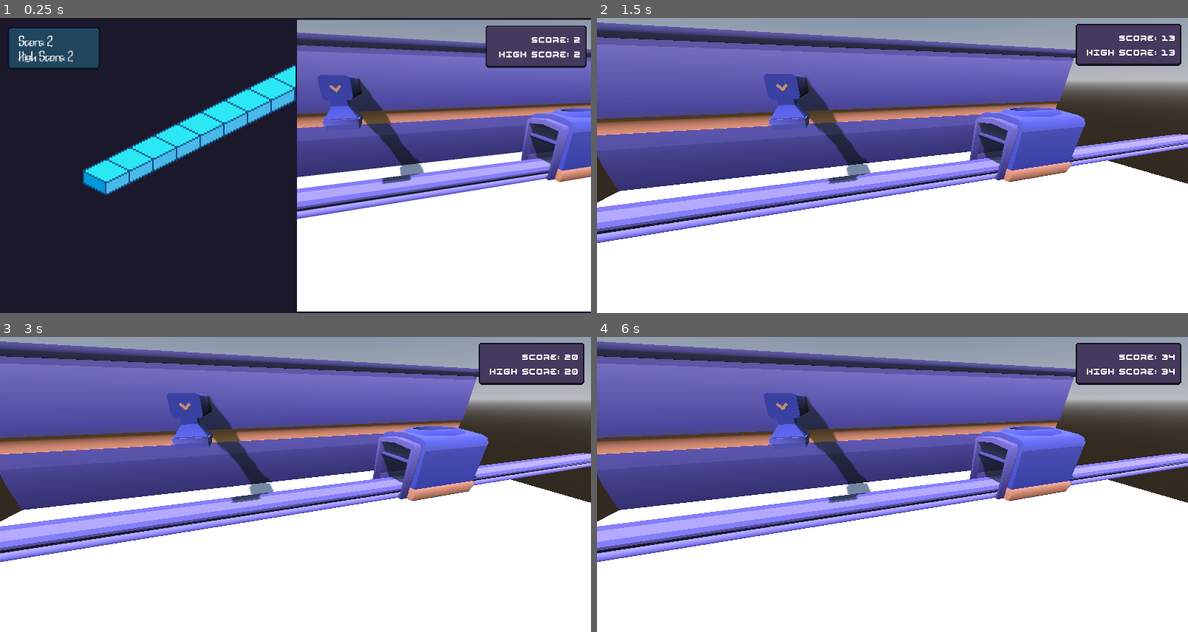
Above: before the commit, frames 1-4 (two rows, left to right).
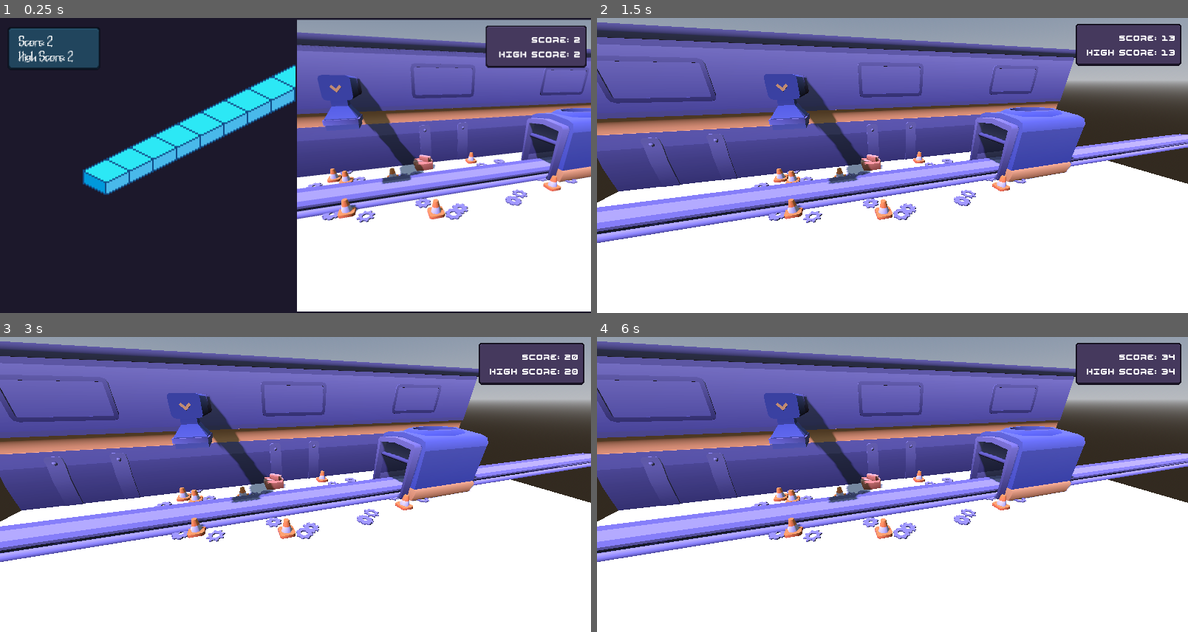
Above: after the commit, the same moments.

Repository: ofknee/tap-tap-tap
Game: Godot game, scene res://scenes/root.tscn
Same seed, same stepped clock (60 frames per second), same inputs: the game is played once before the commit and once after it.
Inputs:
- Up to frame 1 (0.25 s): no input
- Up to frame 2 (1.5 s): tap Enter at 0.5 s; hold Right (RIGHT) 0.53-1.28 s; tap Shift (SWITCH) at 0.6, 1.35 s; hold A (LEFT) from 1.28 s (still down)
- Up to frame 3 (3 s): tap Space at 2 s; release A (LEFT) at 2.03 s; hold Right (RIGHT) from 2.03 s (still down); tap Shift (SWITCH) at 2.1, 2.85 s
- Up to frame 4 (6 s): tap Enter at 3.5 s; release Right (RIGHT) at 3.53 s; hold A (LEFT) 3.53-5.78 s; tap Shift (SWITCH) every 0.75 s from 3.6 to 5.85 s; tap Space at 5 s; hold Right (RIGHT) from 5.78 s (still down)

The runs differ from the first frame. In frame 1, 2.0% of the frame differs, in the area x 50-100%, y 4-70%; in frame 2, 2.6%, in the area x 0-81%, y 1-70%; in frame 3, 2.6%; in frame 4, 2.6%.

Commit message:
factory floor/wall minimal deco

Diff:
--- a/scenes/factory/factory.tscn
+++ b/scenes/factory/factory.tscn
@@ -3,6 +3,7 @@
 [ext_resource type="PackedScene" uid="uid://c0cboynhjfwgy" path="res://assets/factory/kenney_factory-kit_3.0/Models/GLB format/structure-wall.glb" id="2_37mx5"]
 [ext_resource type="PackedScene" uid="uid://6bsq1s0pgmp5" path="res://assets/factory/kenney_factory-kit_3.0/Models/GLB format/piston-square.glb" id="3_3gw73"]
 [ext_resource type="PackedScene" uid="uid://b7axyfw6pubdb" path="res://assets/factory/kenney_factory-kit_3.0/Models/GLB format/machine-connection-hole.glb" id="3_37mx5"]
+[ext_resource type="PackedScene" uid="uid://d3x6ndcjrjict" path="res://assets/factory/kenney_factory-kit_3.0/Models/GLB format/structure-window-wide.glb" id="3_57o46"]
 [ext_resource type="Script" uid="uid://ocvd3bfp0jvr" path="res://scenes/factory/spawner.gd" id="4_7wd4f"]
 [ext_resource type="PackedScene" uid="uid://c0d2h3nlqr03j" path="res://assets/factory/kenney_factory-kit_3.0/Models/GLB format/hopper-high-square.glb" id="4_kr1kb"]
 [ext_resource type="PackedScene" uid="uid://cvytfcd7y3m12" path="res://assets/factory/kenney_factory-kit_3.0/Models/GLB format/arrow-basic.glb" id="5_7wd4f"]
@@ -15,7 +16,15 @@
 [ext_resource type="PackedScene" uid="uid://bjlid7rqnh751" path="res://scenes/factory/spawnables/cone.tscn" id="14_64w5n"]
 [ext_resource type="Script" uid="uid://c30yctnpqixbh" path="res://scenes/factory/ui.gd" id="14_hg0jv"]
 [ext_resource type="Texture2D" uid="uid://ctusbt3i87hgy" path="res://assets/factory/dark-hand-drawn-panel.png" id="14_i4dya"]
+[ext_resource type="PackedScene" uid="uid://b0p4yq8roqmtq" path="res://assets/factory/kenney_factory-kit_3.0/Models/GLB format/cog-a.glb" id="15_h56bk"]
 [ext_resource type="FontFile" uid="uid://cvblie0n56nwl" path="res://assets/phased-1.2/Phased.otf" id="15_hg0jv"]
+[ext_resource type="PackedScene" uid="uid://bmnenfcbmt78d" path="res://assets/factory/kenney_factory-kit_3.0/Models/GLB format/cog-b.glb" id="16_a47qo"]
+[ext_resource type="PackedScene" uid="uid://ct4wwhsrhilq8" path="res://assets/factory/kenney_factory-kit_3.0/Models/GLB format/cog-c.glb" id="17_6xsq5"]
+[ext_resource type="PackedScene" uid="uid://cbkqfvxtxvv4u" path="res://assets/factory/kenney_factory-kit_3.0/Models/GLB format/cog-d.glb" id="18_nhein"]
+[ext_resource type="PackedScene" uid="uid://diwl3lkxgobnn" path="res://assets/factory/kenney_factory-kit_3.0/Models/GLB format/cog-e.glb" id="19_34aiy"]
+[ext_resource type="PackedScene" uid="uid://c44i55pkduavl" path="res://assets/factory/kenney_factory-kit_3.0/Models/GLB format/cone.glb" id="20_1tqrf"]
+[ext_resource type="PackedScene" uid="uid://p522i8p6plfh" path="res://assets/factory/kenney_factory-kit_3.0/Models/GLB format/box-large.glb" id="21_a47qo"]
+[ext_resource type="PackedScene" uid="uid://hd1c3bufukcu" path="res://assets/factory/kenney_factory-kit_3.0/Models/GLB format/box-long.glb" id="22_6xsq5"]
 
 [sub_resource type="BoxShape3D" id="BoxShape3D_5pcoe"]
 
@@ -100,8 +109,20 @@
 
 [node name="Structure" type="Node3D" parent="." unique_id=1110542878]
 
-[node name="Wall" parent="Structure" unique_id=198059091 instance=ExtResource("2_37mx5")]
-transform = Transform3D(-40, -4.210105e-22, -1.2763724e-07, 0, 3.36, -7.1054274e-15, 3.4969112e-06, 1.8402953e-29, -1.4599999, 1.4210855e-14, -0.10000038, -5.16)
+[node name="Walls" type="Node3D" parent="Structure" unique_id=1676959954]
+transform = Transform3D(-1, 0, 1.2763725e-07, 0, 3.36, 0, -8.742278e-08, 0, -1.46, 0, -0.1, -5.1)
+
+[node name="MainWall" parent="Structure/Walls" unique_id=198059091 instance=ExtResource("2_37mx5")]
+transform = Transform3D(40, 0, 0, 0, 1, 0, 0, 0, 1, 0, 0, 0)
+
+[node name="WindowWall" parent="Structure/Walls" unique_id=769458643 instance=ExtResource("3_57o46")]
+transform = Transform3D(3.3, 0, 4.790289e-06, 0, 1, 0, -1.5807953e-05, 0, 1, 0, 0, 0)
+
+[node name="WindowWall2" parent="Structure/Walls" unique_id=1894355374 instance=ExtResource("3_57o46")]
+transform = Transform3D(3.3, 0, 4.790289e-06, 0, 0.99999994, 0, -1.5807951e-05, 0, 0.99999994, 15.159018, 0, -9.536743e-07)
+
+[node name="WindowWall3" parent="Structure/Walls" unique_id=1257990959 instance=ExtResource("3_57o46")]
+transform = Transform3D(3.3, 0, 4.790289e-06, 0, 0.9999999, 0, -1.580795e-05, 0, 0.9999999, -12.638086, 0, 7.1525574e-07)
 
 [node name="ConveyerBelt" type="StaticBody3D" parent="Structure" unique_id=1854375526]
 
@@ -144,6 +165,101 @@
 
 [node name="Spawnpoint" type="Marker3D" parent="Structure/Dropper" unique_id=1691764502]
 transform = Transform3D(1, 0, 0, 0, 1, 0, 0, 0, 1, 0, 4.933174, -1.52)
+
+[node name="FloorDecor" type="Node3D" parent="Structure" unique_id=1475023133]
+
+[node name="Cogs" type="Node3D" parent="Structure/FloorDecor" unique_id=1953973293]
+
+[node name="cog-a2" parent="Structure/FloorDecor/Cogs" unique_id=555668233 instance=ExtResource("15_h56bk")]
+transform = Transform3D(1, 0, 0, 0, 0.99999994, 0, -7.1054274e-15, 0, 0.99999994, -1.2965403, -7.450581e-09, 1.828052)
+
+[node name="cog-b2" parent="Structure/FloorDecor/Cogs" unique_id=33045008 instance=ExtResource("16_a47qo")]
+transform = Transform3D(1, 0, 0, 0, 0.99999994, 0, -7.1054274e-15, 0, 0.99999994, -8.768426, -7.450581e-09, -5.72174)
+
+[node name="cog-c2" parent="Structure/FloorDecor/Cogs" unique_id=410825814 instance=ExtResource("17_6xsq5")]
+transform = Transform3D(1, 0, 0, 0, 0.99999994, 0, -7.1054274e-15, 0, 0.99999994, -8.630514, -7.450581e-09, 0.21500683)
+
+[node name="cog-d2" parent="Structure/FloorDecor/Cogs" unique_id=724980447 instance=ExtResource("18_nhein")]
+transform = Transform3D(1, 0, 0, 0, 0.99999994, 0, -7.1054274e-15, 0, 0.99999994, -7.6045957, -7.450581e-09, -3.8711233)
+
+[node name="cog-e2" parent="Structure/FloorDecor/Cogs" unique_id=1253005509 instance=ExtResource("19_34aiy")]
+transform = Transform3D(1, 0, 0, 0, 0.99999994, 0, -7.1054274e-15, 0, 0.99999994, -4.214882, -7.450581e-09, -3.5661712)
+
+[node name="cog-a3" parent="Structure/FloorDecor/Cogs" unique_id=1963369709 instance=ExtResource("15_h56bk")]
+transform = Transform3D(-0.980651, 0, -0.19576417, 0, 0.9999999, 0, 0.19576417, 0, -0.9806509, -10.639035, -7.450581e-09, -3.7349157)
+
+[node name="cog-b3" parent="Structure/FloorDecor/Cogs" unique_id=56695871 instance=ExtResource("16_a47qo")]
+transform = Transform3D(-0.980651, 0, -0.19576417, 0, 0.9999999, 0, 0.19576417, 0, -0.9806509, -1.8337448, -7.450581e-09, 2.2060676)
+
+[node name="cog-c3" parent="Structure/FloorDecor/Cogs" unique_id=1840112167 instance=ExtResource("17_6xsq5")]
+transform = Transform3D(-0.980651, 0, -0.19576417, 0, 0.9999999, 0, 0.19576417, 0, -0.9806509, -3.1311903, -7.450581e-09, -3.588811)
+
+[node name="cog-d3" parent="Structure/FloorDecor/Cogs" unique_id=1713296322 instance=ExtResource("18_nhein")]
+transform = Transform3D(-0.980651, 0, -0.19576417, 0, 0.9999999, 0, 0.19576417, 0, -0.9806509, -3.3373404, -7.450581e-09, 0.61909497)
+
+[node name="cog-e3" parent="Structure/FloorDecor/Cogs" unique_id=1141472330 instance=ExtResource("19_34aiy")]
+transform = Transform3D(-0.980651, 0, -0.19576417, 0, 0.9999999, 0, 0.19576417, 0, -0.9806509, -6.7211657, -7.450581e-09, 0.9836279)
+
+[node name="cog-a4" parent="Structure/FloorDecor/Cogs" unique_id=1787474944 instance=ExtResource("15_h56bk")]
+transform = Transform3D(-0.8486295, 0, -0.5289876, 0, 0.9999999, 0, 0.52898765, 0, -0.8486295, -2.0822835, -7.450581e-09, -1.5989938)
+
+[node name="cog-b4" parent="Structure/FloorDecor/Cogs" unique_id=1249207195 instance=ExtResource("16_a47qo")]
+transform = Transform3D(-0.8486295, 0, -0.5289876, 0, 0.9999999, 0, 0.52898765, 0, -0.8486295, 8.252327, -7.450581e-09, 0.8554473)
+
+[node name="cog-c4" parent="Structure/FloorDecor/Cogs" unique_id=117340606 instance=ExtResource("17_6xsq5")]
+transform = Transform3D(-0.8486295, 0, -0.5289876, 0, 0.9999999, 0, 0.52898765, 0, -0.8486295, 4.994825, -7.450581e-09, -4.1096983)
+
+[node name="cog-d4" parent="Structure/FloorDecor/Cogs" unique_id=92033511 instance=ExtResource("18_nhein")]
+transform = Transform3D(-0.8486295, 0, -0.5289876, 0, 0.9999999, 0, 0.52898765, 0, -0.8486295, 6.2857122, -7.450581e-09, -0.099389076)
+
+[node name="cog-e4" parent="Structure/FloorDecor/Cogs" unique_id=993170465 instance=ExtResource("19_34aiy")]
+transform = Transform3D(-0.8486295, 0, -0.5289876, 0, 0.9999999, 0, 0.52898765, 0, -0.8486295, 3.247785, -7.450581e-09, 1.4349363)
+
+[node name="cog-a5" parent="Structure/FloorDecor/Cogs" unique_id=1385700326 instance=ExtResource("15_h56bk")]
+transform = Transform3D(0.72865266, 0, 0.6848835, 0, 0.9999999, 0, -0.68488353, 0, 0.72865254, 8.788775, -7.450581e-09, -1.8201599)
+
+[node name="cog-b5" parent="Structure/FloorDecor/Cogs" unique_id=67673066 instance=ExtResource("16_a47qo")]
+transform = Transform3D(0.72865266, 0, 0.6848835, 0, 0.9999999, 0, -0.68488353, 0, 0.72865254, -1.8263607, -7.450581e-09, -2.2039645)
+
+[node name="cog-c5" parent="Structure/FloorDecor/Cogs" unique_id=1186866978 instance=ExtResource("17_6xsq5")]
+transform = Transform3D(0.72865266, 0, 0.6848835, 0, 0.9999999, 0, -0.68488353, 0, 0.72865254, 2.3401089, -7.450581e-09, 2.0274086)
+
+[node name="cog-d5" parent="Structure/FloorDecor/Cogs" unique_id=500156761 instance=ExtResource("18_nhein")]
+transform = Transform3D(0.72865266, 0, 0.6848835, 0, 0.9999999, 0, -0.68488353, 0, 0.72865254, 0.2891233, -7.450581e-09, -1.6525958)
+
+[node name="cog-e5" parent="Structure/FloorDecor/Cogs" unique_id=207598219 instance=ExtResource("19_34aiy")]
+transform = Transform3D(0.72865266, 0, 0.6848835, 0, 0.9999999, 0, -0.68488353, 0, 0.72865254, 2.9679043, -7.450581e-09, -3.7519512)
+
+[node name="Cones" type="Node3D" parent="Structure/FloorDecor" unique_id=965106364]
+
+[node name="cone2" parent="Structure/FloorDecor/Cones" unique_id=1443680008 instance=ExtResource("20_1tqrf")]
+transform = Transform3D(3, 0, 0, 0, 3, 0, -1.1920929e-07, 0, 3, -9.438245, 0, -4.567301)
+
+[node name="cone3" parent="Structure/FloorDecor/Cones" unique_id=369550720 instance=ExtResource("20_1tqrf")]
+transform = Transform3D(3, 0, 0, 0, 3, 0, -1.1920929e-07, 0, 3, -5.0112467, 0, -3.303924)
+
+[node name="cone4" parent="Structure/FloorDecor/Cones" unique_id=1528611895 instance=ExtResource("20_1tqrf")]
+transform = Transform3D(3, 0, 0, 0, 3, 0, -1.1920929e-07, 0, 3, -7.8027134, 0, 0.2669897)
+
+[node name="cone5" parent="Structure/FloorDecor/Cones" unique_id=222286064 instance=ExtResource("20_1tqrf")]
+transform = Transform3D(3, 0, 0, 0, 3, 0, -1.1920929e-07, 0, 3, 2.3856726, 0, -4.919834)
+
+[node name="cone6" parent="Structure/FloorDecor/Cones" unique_id=1713577646 instance=ExtResource("20_1tqrf")]
+transform = Transform3D(3, 0, 0, 0, 3, 0, -1.1920929e-07, 0, 3, -2.7955632, 0, 1.8338499)
+
+[node name="cone7" parent="Structure/FloorDecor/Cones" unique_id=788616697 instance=ExtResource("20_1tqrf")]
+transform = Transform3D(3, 0, 0, 0, 3, 0, -1.1920929e-07, 0, 3, -8.476109, 0, -3.8478498)
+
+[node name="cone8" parent="Structure/FloorDecor/Cones" unique_id=1365198023 instance=ExtResource("20_1tqrf")]
+transform = Transform3D(3, 0, 0, 0, 3, 0, -1.1920929e-07, 0, 3, 6.072357, 0, 1.3240952)
+
+[node name="Boxes" type="Node3D" parent="Structure/FloorDecor" unique_id=1829081310]
+
+[node name="box-large2" parent="Structure/FloorDecor/Boxes" unique_id=431895607 instance=ExtResource("21_a47qo")]
+transform = Transform3D(1.5639387, 0, 0, 0, 1.1939965, 0, 0, 0, 1.5828694, -2.2555637, 0, -5)
+
+[node name="box-long2" parent="Structure/FloorDecor/Boxes" unique_id=2060308480 instance=ExtResource("22_6xsq5")]
+transform = Transform3D(0.74878323, 0, -0.6628149, 0, 1, 0, 0.6628149, 0, 0.74878323, -2.0758944, 0.50539947, -5)
 
 [node name="WorldEnvironment" type="WorldEnvironment" parent="." unique_id=409856805]
 environment = SubResource("Environment_3gw73")
